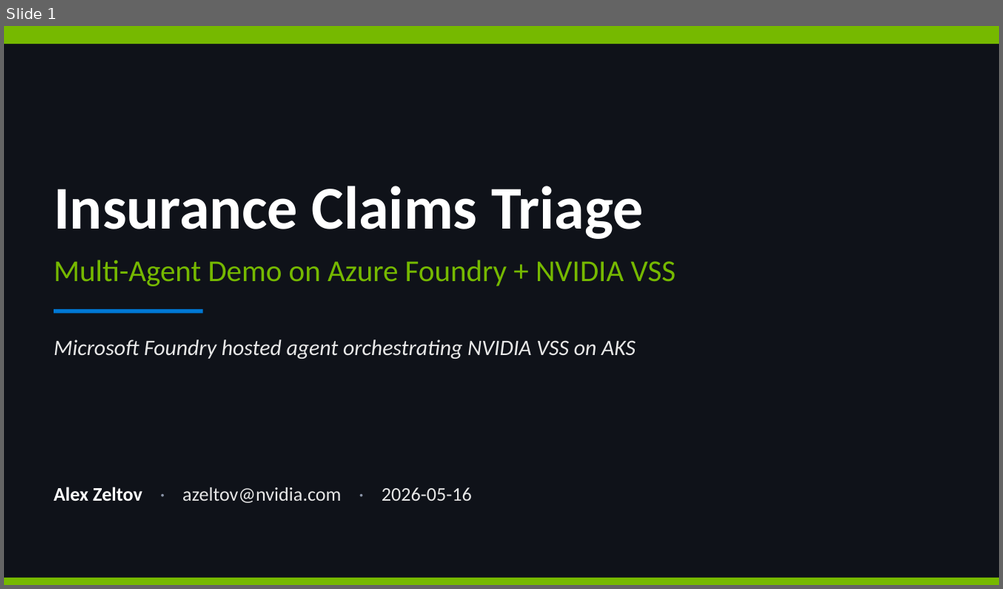
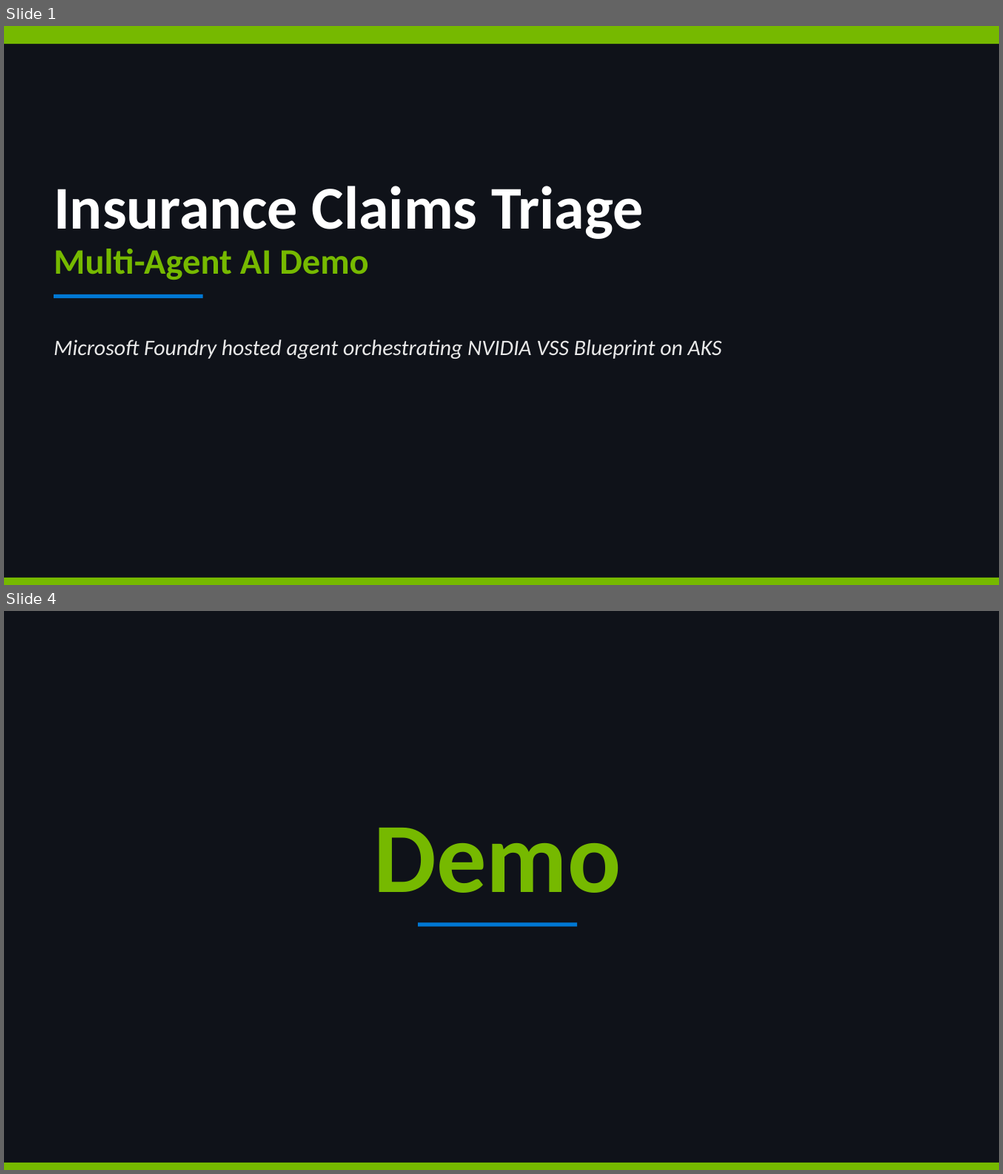
Before and after one commit to azeltov/vss-msbuild-demo, a slide deck: demo/insurance-claims-architecture.pptx. Shown one above the other, each under a label of ours: slide 1 before the commit, slides 1 and 4 after it; the slides between them are not shown. The pictures are 1003x589 and 1003x1174 pixels, drawn with LibreOffice and Linux fonts; fonts in the diff are those of the drawing. Boxes give left, top, right and bottom in pixels: in the first picture for what was removed or moved away, otherwise in the second. Text is boxed around its words. In the diff, an @@ line names an element or a change of style, - is before the commit and + after.

```diff
--- a/demo/insurance-claims-architecture.pptx
+++ b/demo/insurance-claims-architecture.pptx
@@ slide 4 added at (x1=4, y1=611, x2=999, y2=1170), background #0F1219 @@
@@ text added at (x1=374, y1=828, x2=621, y2=893), 72 pt, text #76B900, bold @@
+Demo
@@ rectangle added at (x1=418, y1=923, x2=577, y2=926), fill #0078D4 @@
@@ rectangle added at (x1=4, y1=1163, x2=999, y2=1170), fill #76B900 @@
@@ slide 1 changed as well @@
@@ text at (x1=54, y1=249, x2=369, y2=280): text changed; size 22 to 26 pt; bold on @@
-Multi-Agent Demo on Azure Foundry + NVIDIA VSS
+Multi-Agent AI Demo
@@ rectangle moved from (x1=54, y1=309, x2=203, y2=313) to (x1=54, y1=295, x2=203, y2=298) @@
@@ text at (x1=54, y1=340, x2=722, y2=359): text changed @@
-Microsoft Foundry hosted agent orchestrating NVIDIA VSS on AKS
+Microsoft Foundry hosted agent orchestrating NVIDIA VSS Blueprint on AKS
@@ text removed at (x1=54, y1=487, x2=472, y2=503) @@
-Alex Zeltov · azeltov@nvidia.com · 2026-05-16
```
Also in this commit, not shown: 9 other slides changed, 1 other slide added, 1 slide removed, 1 other file.
